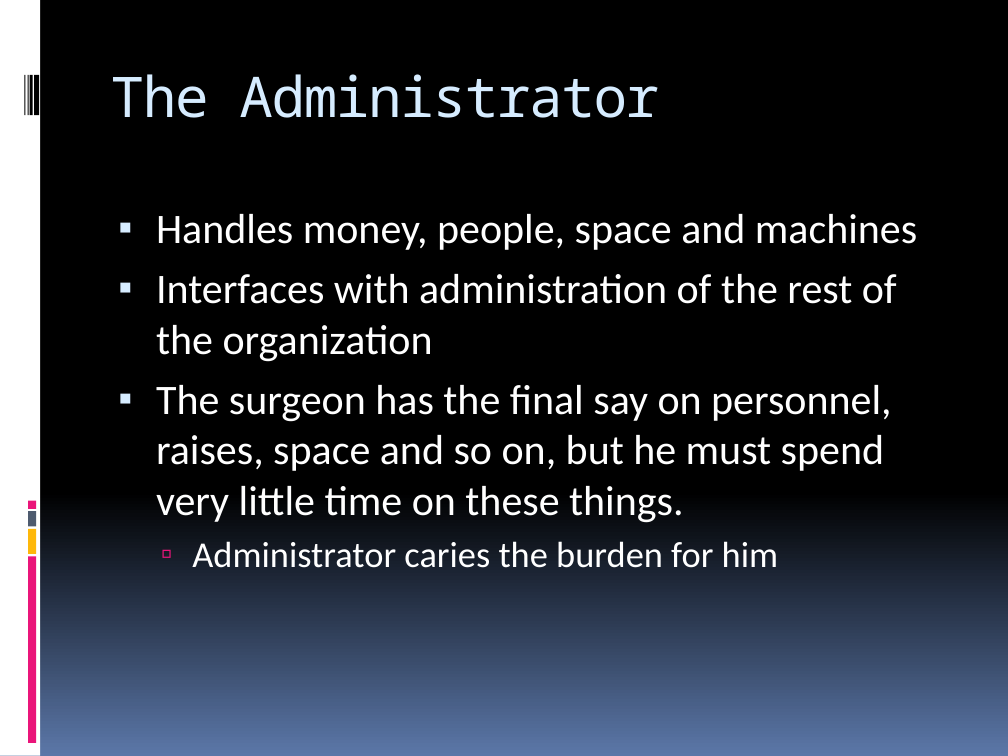
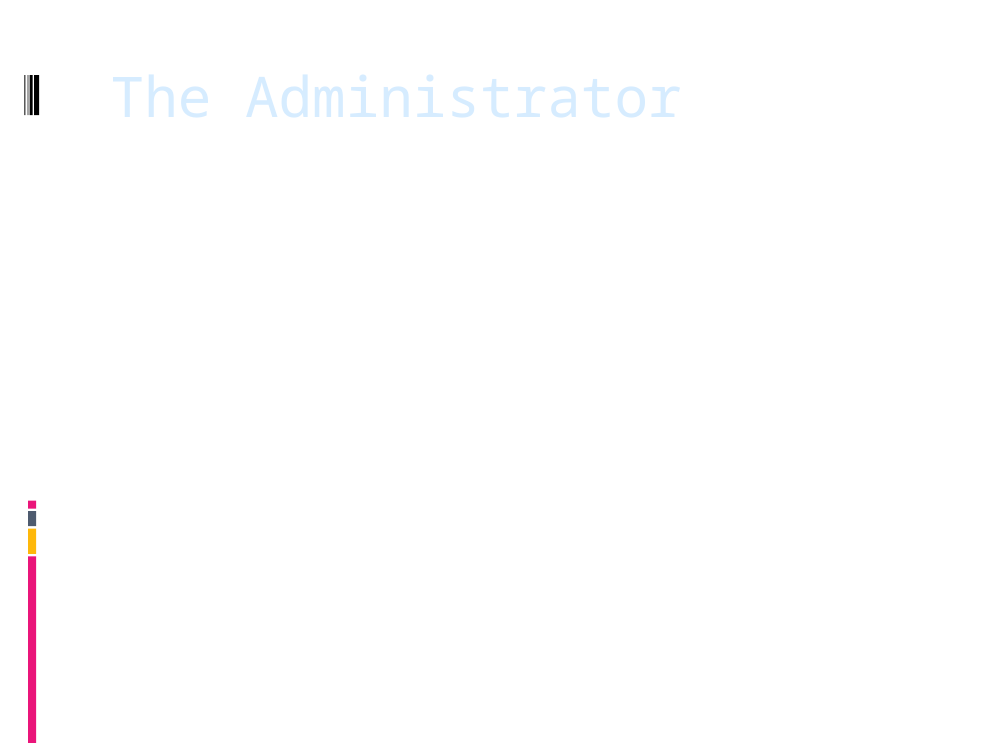
Before and after one commit to akoerner/SoftwareEngineering, a slide deck: slide 6 of homeworks/hw2/MythicalMan-month_SurgicalTeam.pptx (slide 4 before the commit). Drawn at 1008x756 pixels with LibreOffice and Linux fonts; fonts in the diff are those of the drawing. Boxes give left, top, right and bottom in pixels: in the first picture for what was removed or moved away, otherwise in the second. Text is boxed around its words. In the diff, an @@ line names an element or a change of style, - is before the commit and + after.

```diff
--- a/homeworks/hw2/MythicalMan-month_SurgicalTeam.pptx
+++ b/homeworks/hw2/MythicalMan-month_SurgicalTeam.pptx
@@ background gradient #000000 to #5B77A8 to #FFFFFF @@
@@ rectangle removed at <box>0,0,40,756</box> @@
@@ title removed at <box>111,74,659,118</box> @@
-The Administrator
@@ text removed at <box>156,214,917,568</box> @@
-▪ Handles money, people, space and machines
-▪ Interfaces with administration of the rest of the organization
-▪ The surgeon has the final say on personnel, raises, space and so on, but he must spend very little time on these things.
-  ▫ Administrator caries the burden for him
```
Also in this commit, not shown: 4 other slides changed, 2 slides added.
